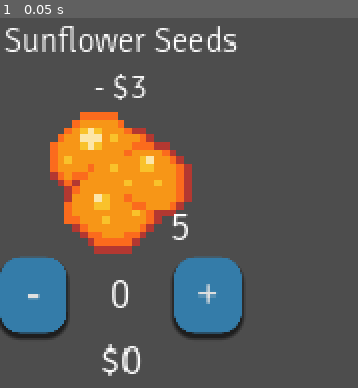
Above: before the commit, frame 1.
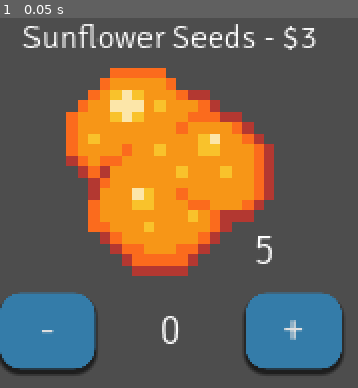
Above: after the commit, the same moment.

Repository: HuskyGameDev/2024s-team3
Game: Godot game, scene res://Scenes/Screens/NightShop/NightShopIngredient.tscn
The game is run twice, just before and just after one commit, with the same random seed, the same clock (stepped at 60 frames per second) and the same inputs. This scene is started directly instead of the project's main scene.
Inputs:
- Up to frame 1 (0.05 s): no input

The runs differ from the first frame. In frame 1, 40% of the frame differs, in the area x 0-97%, y 1-97%.

Commit message:
night market ingredient layout

Diff:
--- a/Scenes/Screens/NightShop/NightShopIngredient.tscn
+++ b/Scenes/Screens/NightShop/NightShopIngredient.tscn
@@ -4,47 +4,66 @@
 [ext_resource type="Texture2D" uid="uid://bgr0j54ert0ee" path="res://Assets/Sprites/Ingredients/pine_resin.png" id="2_o2tt0"]
 [ext_resource type="Script" path="res://Scripts/nightShopIngredient.gd" id="2_xan1k"]
 
-[node name="NightShopIngredient" type="VBoxContainer"]
-custom_minimum_size = Vector2(280, 0)
-offset_right = 290.0
-offset_bottom = 431.0
-size_flags_horizontal = 6
+[node name="NightShopIngredient" type="Control"]
+custom_minimum_size = Vector2(0, 425)
+layout_mode = 3
+anchors_preset = 0
+offset_right = 410.0
+offset_bottom = 425.0
+size_flags_horizontal = 4
 size_flags_vertical = 6
 theme = ExtResource("1_egalq")
-alignment = 1
 script = ExtResource("2_xan1k")
 
 [node name="NameLabel" type="Label" parent="."]
-layout_mode = 2
+layout_mode = 1
+anchors_preset = -1
+anchor_right = 1.0
+offset_bottom = 50.0
+grow_horizontal = 2
+grow_vertical = 0
 theme_override_font_sizes/font_size = 40
 text = "Sunflower Seeds - $3"
 horizontal_alignment = 1
+vertical_alignment = 1
 autowrap_mode = 3
 
-[node name="ImageMargin" type="MarginContainer" parent="."]
-layout_mode = 2
-theme_override_constants/margin_left = 60
-theme_override_constants/margin_right = 60
-
-[node name="ImageContainer" type="PanelContainer" parent="ImageMargin"]
-layout_mode = 2
-
-[node name="TextureRect" type="TextureRect" parent="ImageMargin/ImageContainer"]
-layout_mode = 2
+[node name="ItemTexture" type="TextureRect" parent="."]
+custom_minimum_size = Vector2(250, 250)
+layout_mode = 1
+anchors_preset = -1
+anchor_left = 0.5
+anchor_right = 0.5
+offset_top = 60.0
+grow_horizontal = 2
 texture = ExtResource("2_o2tt0")
-expand_mode = 5
+expand_mode = 3
 stretch_mode = 5
 
-[node name="AmountForSaleLabel" type="Label" parent="ImageMargin/ImageContainer"]
-layout_mode = 2
+[node name="AmountForSaleLabel" type="Label" parent="ItemTexture"]
+layout_mode = 1
+anchors_preset = 3
+anchor_left = 1.0
+anchor_top = 1.0
+anchor_right = 1.0
+anchor_bottom = 1.0
+offset_left = -26.0
+offset_top = -61.0
+grow_horizontal = 0
+grow_vertical = 0
 size_flags_horizontal = 8
 size_flags_vertical = 8
 theme_override_font_sizes/font_size = 48
 text = "5"
 horizontal_alignment = 2
+vertical_alignment = 2
 
 [node name="AmountHBox" type="HBoxContainer" parent="."]
-layout_mode = 2
+layout_mode = 1
+anchors_preset = -1
+anchor_right = 1.0
+offset_top = 330.0
+grow_horizontal = 2
 
 [node name="DecreaseButton" type="Button" parent="AmountHBox"]
 layout_mode = 2
@@ -65,9 +84,3 @@
 size_flags_horizontal = 3
 theme_override_font_sizes/font_size = 48
 text = "+"
-
-[node name="TotalCostLabel" type="Label" parent="."]
-layout_mode = 2
-size_flags_horizontal = 4
-theme_override_font_sizes/font_size = 48
-text = "$0"
--- a/Scripts/nightShopIngredient.gd
+++ b/Scripts/nightShopIngredient.gd
@@ -12,5 +12,5 @@
 
 func _updateLabels():
 	$"NameLabel".text = item.name + " - $" + str(cost)
-	$"ImageMargin/ImageContainer/AmountForSaleLabel".text = str(quantity)
-	$"ImageMargin/ImageContainer/TextureRect".texture = item.image
+	$"AmountForSaleLabel".text = str(quantity)
+	$"ItemTexture".texture = item.image
